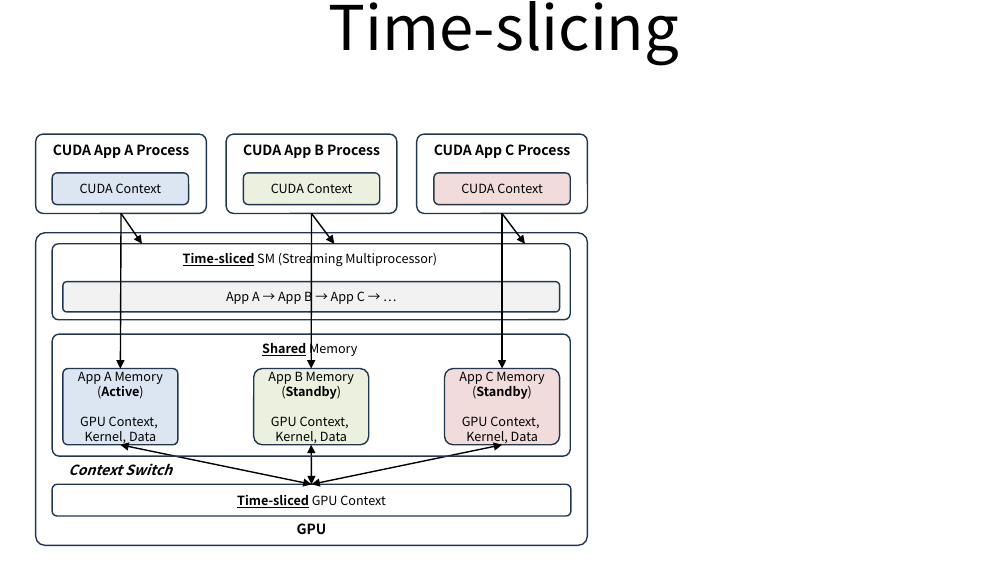
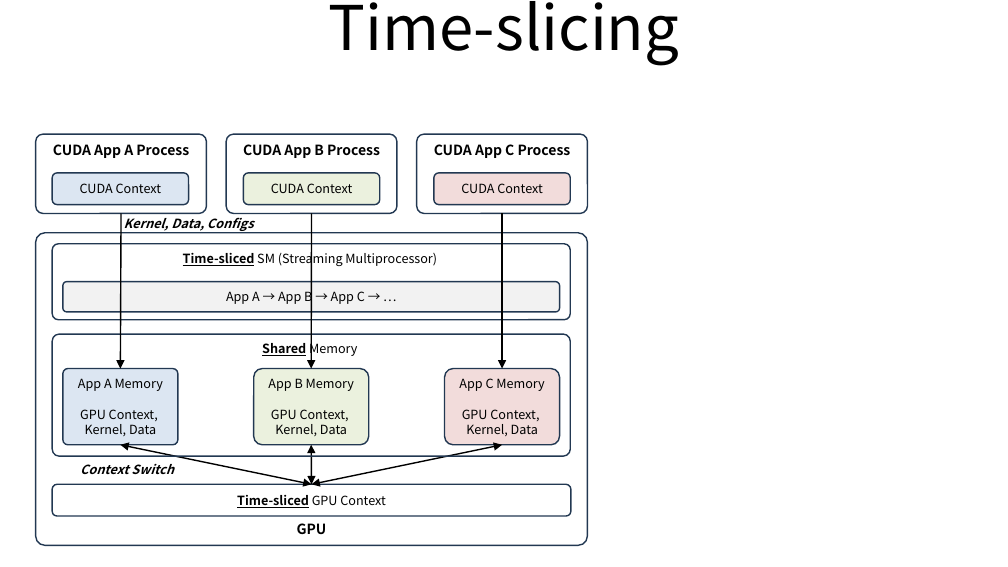
Before and after one commit to ssup2/blog-software, a slide deck: slide 2 of content/docs/theory-analysis/nvidia-gpu-sharing/images/images.pptx. Drawn at 1008x567 pixels with LibreOffice and Linux fonts; fonts in the diff are those of the drawing. Boxes give left, top, right and bottom in pixels: in the first picture for what was removed or moved away, otherwise in the second. Text is boxed around its words. In the diff, an @@ line names an element or a change of style, - is before the commit and + after.

```diff
--- a/content/docs/theory-analysis/nvidia-gpu-sharing/images/images.pptx
+++ b/content/docs/theory-analysis/nvidia-gpu-sharing/images/images.pptx
@@ arrow removed from (121, 214) to (142, 244) @@
@@ text added at (124,217,254,231), 9 pt, text #000000, bold, italic @@
+Kernel, Data, Configs
@@ arrow removed from (311, 214) to (335, 244) @@
@@ arrow removed from (502, 214) to (525, 244) @@
@@ text in rounded rectangle at (97,386,144,399): paragraph removed @@
-(Active)
@@ text in rounded rectangle at (281,383,341,399): paragraph removed @@
-(Standby)
@@ text in rounded rectangle at (472,383,532,399): paragraph removed @@
-(Standby)
@@ text "Context Switch": place and size @@
-text "Context Switch" at (68,463,172,475)
+text "Context Switch" at (80,464,173,474)
@@ text "Context Switch" at (80,464,173,474): size 10 to 9 pt @@
```
Also in this commit, not shown: 7 other slides changed, 10 other files.
